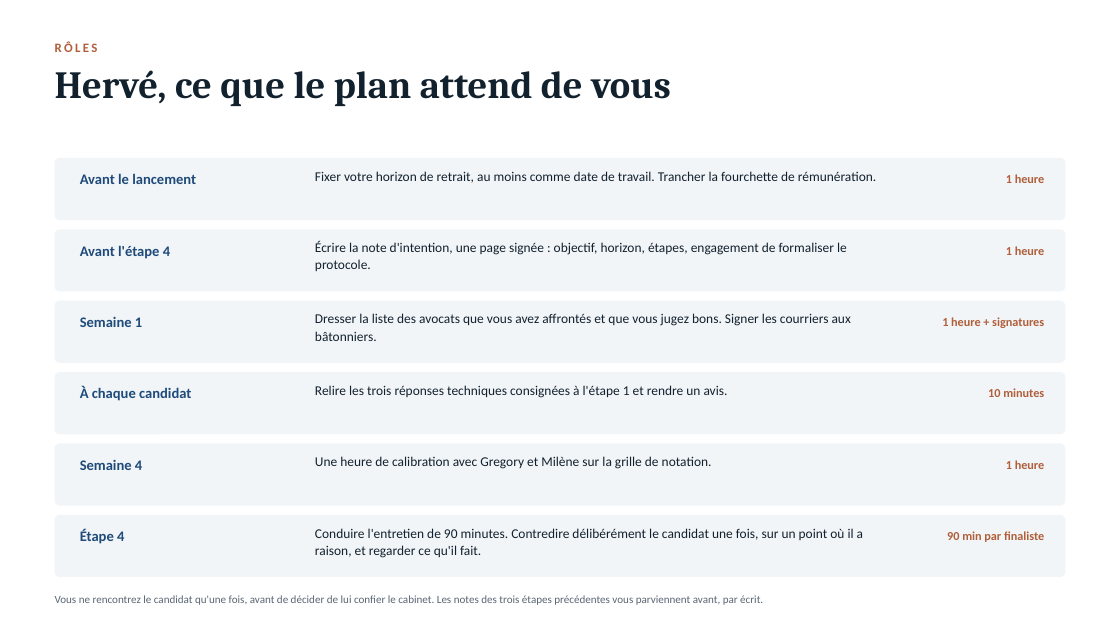
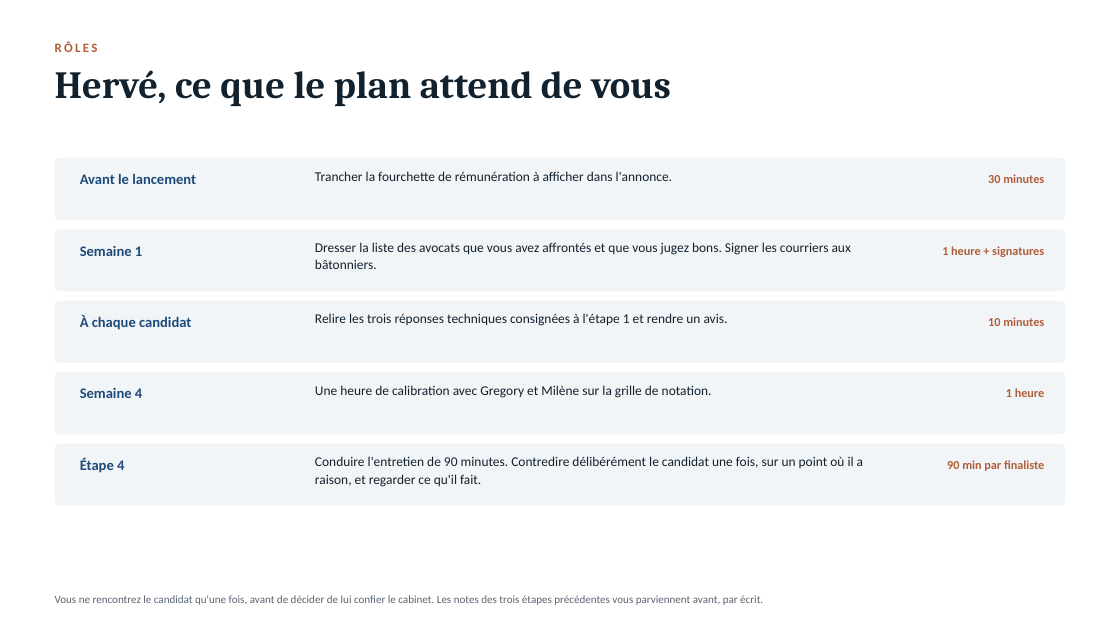
Before and after one commit to levygr/Recrutement, a slide deck: slide 13 of Plan-de-recrutement-presentation.pptx (slide 14 before the commit). Drawn at 1120x630 pixels with LibreOffice and Linux fonts; fonts in the diff are those of the drawing. Boxes give left, top, right and bottom in pixels: in the first picture for what was removed or moved away, otherwise in the second. Text is boxed around its words. In the diff, an @@ line names an element or a change of style, - is before the commit and + after.

```diff
--- a/Plan-de-recrutement-presentation.pptx
+++ b/Plan-de-recrutement-presentation.pptx
@@ text at bbox=[315, 171, 672, 181]: text changed @@
-Fixer votre horizon de retrait, au moins comme date de travail. Trancher la fourchette de rémunération.
+Trancher la fourchette de rémunération à afficher dans l'annonce.
@@ text at bbox=[988, 174, 1044, 183]: text changed @@
-1 heure
+30 minutes
@@ text removed at bbox=[80, 245, 170, 259] @@
-Avant l'étape 4
@@ text removed at bbox=[315, 241, 847, 271] @@
-Écrire la note d'intention, une page signée : objectif, horizon, étapes, engagement de formaliser le protocole.
@@ text at bbox=[942, 246, 1044, 257]: text changed @@
-1 heure
+1 heure + signatures
@@ text removed at bbox=[942, 317, 1044, 328] @@
-1 heure + signatures
@@ text added at bbox=[80, 388, 142, 398], 12.5 pt, text #1F4B7A, bold @@
+Semaine 4
@@ text at bbox=[80, 457, 124, 473]: text changed @@
-Semaine 4
+Étape 4
@@ 9 texts: place and size @@
-9 texts at bbox=[80, 313, 1045, 558]
+9 texts at bbox=[80, 242, 1045, 487]
@@ rounded rectangle removed at bbox=[55, 515, 1065, 577] @@
@@ text removed at bbox=[80, 529, 124, 544] @@
-Étape 4
```
Also in this commit, not shown: 2 other slides changed, 1 slide added, 2 slides removed, 8 other files.
